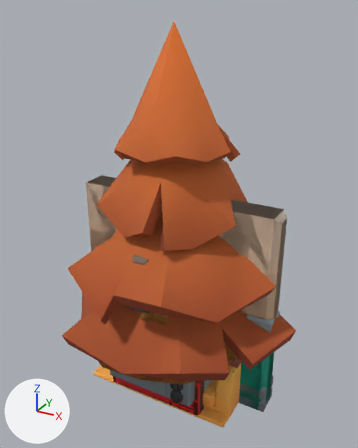
One commit to the glTF model fournil/hd/marche/decor-marche.glb: the scene before it, then after it.
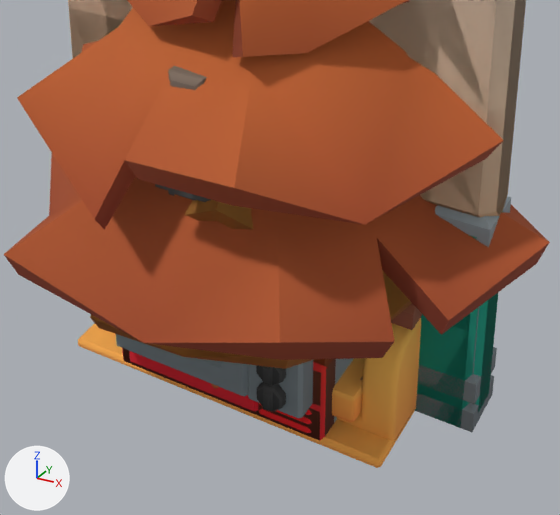
There are two pictures of each version: one whole from a 50 mm camera at (4.1, -7.41, 7.13) aimed at (-0.03, 0.09, 3.38), one close up on the part from 17% to 84% of the width and 50% to 100% of the height. Every picture has the same lights, and +X, +Y and +Z are marked at lower left. The first two pictures are the older version. Where no turn or scale is listed for an object, it has been applied to the vertices.

The first close-up shows 'couch_pillows', 'fence', 'oven', 'post_lantern', 'rug_rectangle_stripes_A', 'tree_pine_orange_large', 'tree_pine_yellow_medium', 'wall', 'wall_orderwindow', 'wall_window_open' and 6 more.
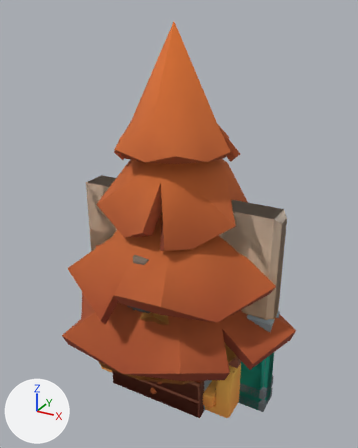
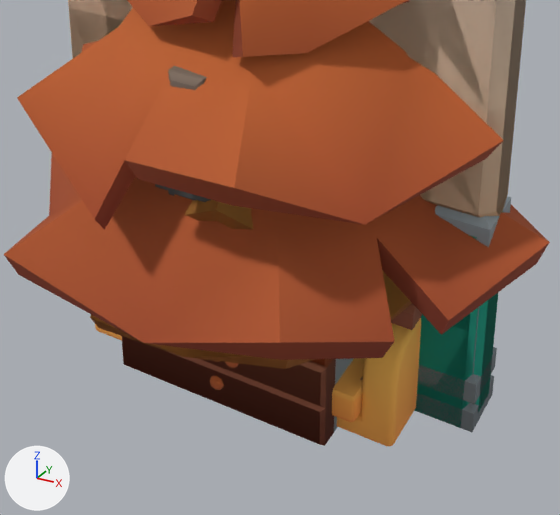
Boxes [x1, y1, x2, y2] around the edits, measured in the close-ups (560 x 515 px):
```json
{"object": "oven", "change": "deleted", "before": [116, 334, 327, 440]}
{"object": "rug_rectangle_stripes_A", "change": "deleted", "before": [78, 323, 416, 468]}
{"object": "crate_carrots", "change": "unchanged, uncovered by the edit", "before": [123, 348, 320, 445], "after": [122, 336, 323, 445]}
{"object": "crate", "change": "unchanged, uncovered by the edit", "before": [123, 349, 335, 439], "after": [122, 336, 335, 443]}
{"object": "crate_lettuce", "change": "unchanged, uncovered by the edit", "before": [313, 369, 335, 436], "after": [122, 344, 336, 446]}
```

Edits to the scene script, one JSON object a line:
```json
{"op": "remove", "block": "ob_oven", "code": ["ob_oven = bpy.data.objects.new('oven', me_oven)", "ob_oven.location = (0.0, -0.14, 1.01)"]}
{"op": "remove", "block": "ob_rug_rectangle_stripes_a", "code": ["ob_rug_rectangle_stripes_a = bpy.data.objects.new('rug_rectangle_stripes_A', me_rug_rectangle_stripes_a)", "ob_rug_rectangle_stripes_a.location = (0.0, 0.0, 0.05)"]}
```
